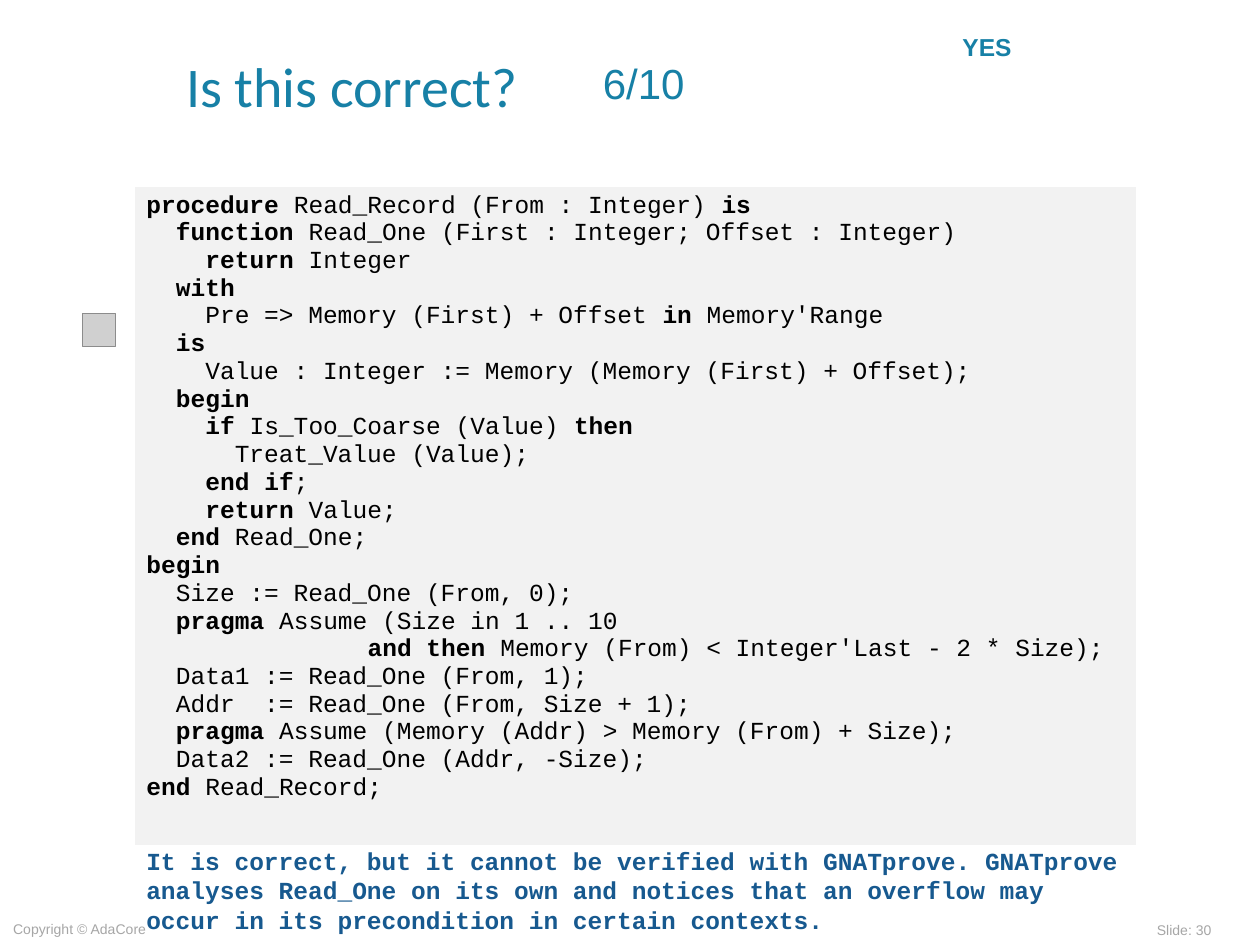
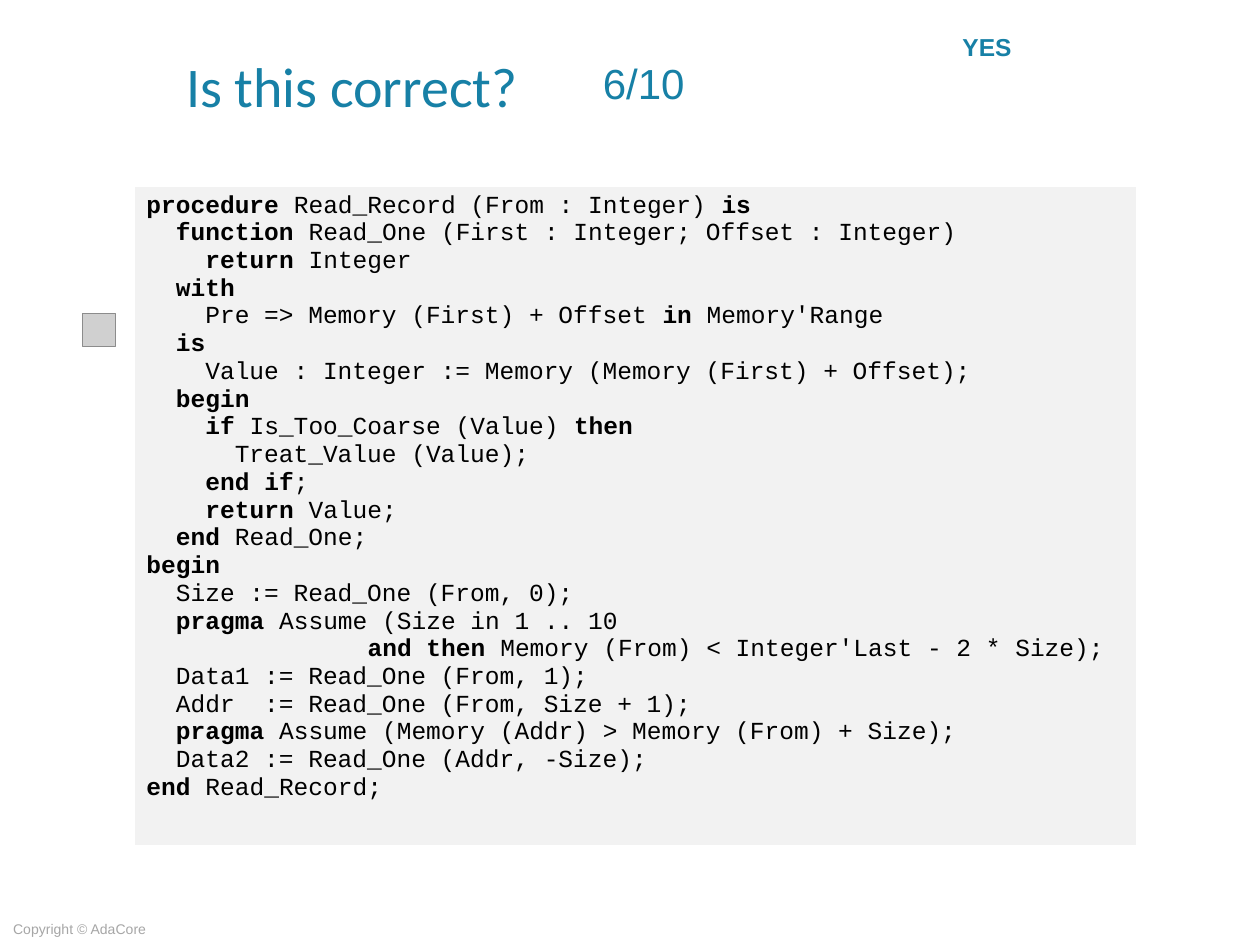
Before and after one commit to AdaCoreU/Courses, a slide deck: slide 30 of lectures/06_SPARK_2014/03_Proof_Of_Program_Integrity/Slides/03_Proof_Of_Program_Integrity.ppt. Drawn at 1260x945 pixels with LibreOffice and Linux fonts; fonts in the diff are those of the drawing; grey boxes stand for pictures; background and template pictures are left out. Boxes give left, top, right and bottom in pixels: in the first picture for what was removed or moved away, otherwise in the second. Text is boxed around its words. In the diff, an @@ line names an element or a change of style, - is before the commit and + after.

```diff
--- a/lectures/06_SPARK_2014/03_Proof_Of_Program_Integrity/Slides/03_Proof_Of_Program_Integrity.ppt
+++ b/lectures/06_SPARK_2014/03_Proof_Of_Program_Integrity/Slides/03_Proof_Of_Program_Integrity.ppt
@@ text removed at (146, 852, 1117, 934) @@
-It is correct, but it cannot be verified with GNATprove. GNATprove analyses Read_One on its own and notices that an overflow may occur in its precondition in certain contexts.
@@ page number removed at (1157, 925, 1212, 935) @@
-Slide: 30
```
Also in this commit, not shown: 36 other slides changed, 2 slides added, 2 slides removed, 2 other files.
